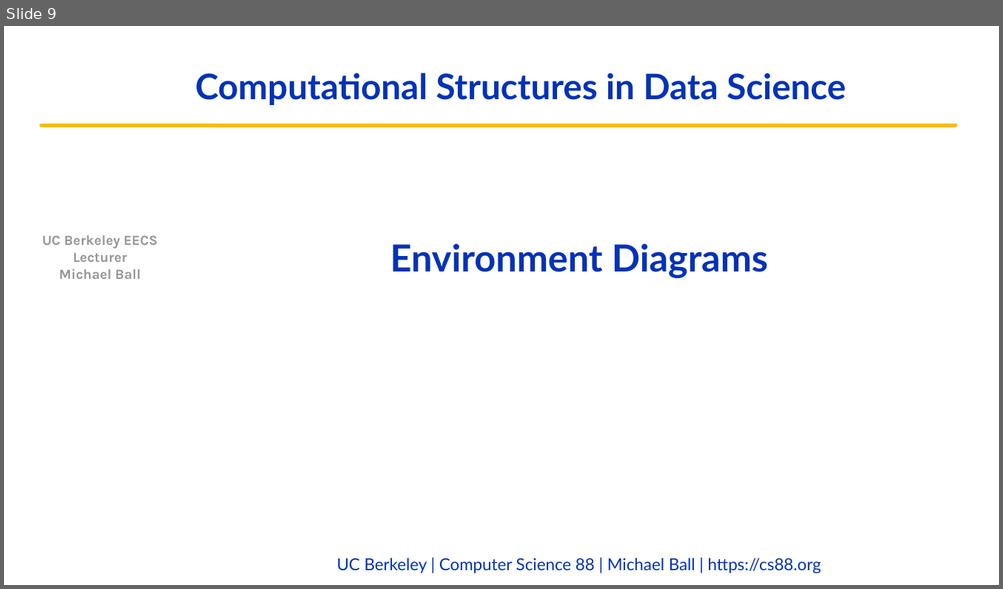
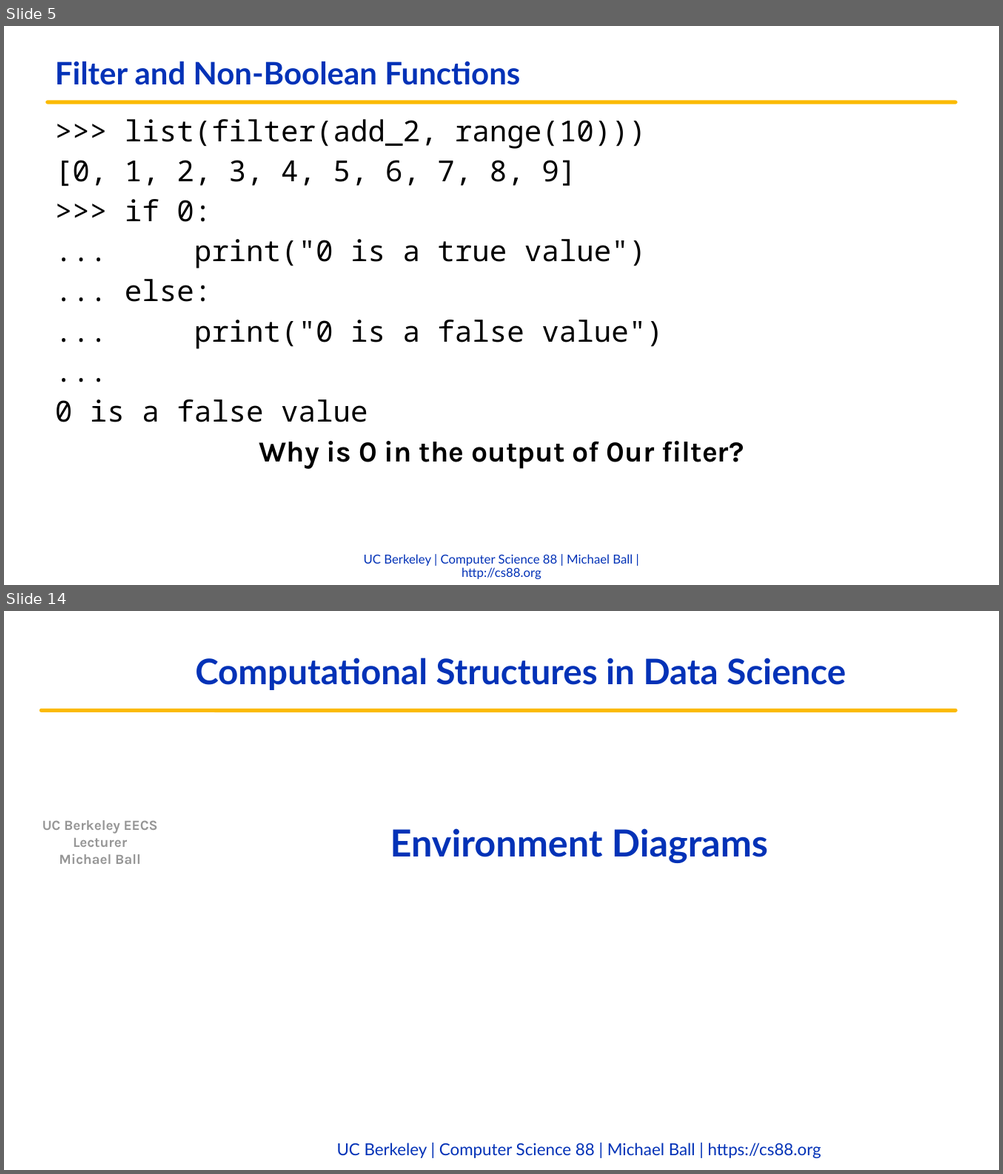
Before and after one commit to cs88-website/fa22, a slide deck: assets/slides/fa22/07-HOFs_Environments.pptx. Shown one above the other, each under a label of ours: slide 9 before the commit, slides 5 and 14 after it; the slides between them are not shown. The pictures are 1003x589 and 1003x1174 pixels, drawn with LibreOffice and Linux fonts; fonts in the diff are those of the drawing; background and template pictures are left out. Boxes give left, top, right and bottom in pixels: in the first picture for what was removed or moved away, otherwise in the second. Text is boxed around its words. In the diff, an @@ line names an element or a change of style, - is before the commit and + after.

```diff
--- a/assets/slides/fa22/07-HOFs_Environments.pptx
+++ b/assets/slides/fa22/07-HOFs_Environments.pptx
@@ slide 5 added at bbox=[4, 26, 999, 585], background #FFFFFF @@
@@ title added at bbox=[55, 61, 520, 85], 30 pt, text #0332B7, bold @@
+Filter and Non-Boolean Functions
@@ freeform shape added at bbox=[47, 102, 956, 102], outline #FBBA03 3.75 pt @@
@@ text added at bbox=[55, 119, 743, 469], 28 pt, text #000000 @@
+>>> list(filter(add_2, range(10)))
+[0, 1, 2, 3, 4, 5, 6, 7, 8, 9]
+>>> if 0:
+... print("0 is a true value")
+... else:
+... print("0 is a false value")
+...
+0 is a false value
+Why is 0 in the output of 0ur filter?
@@ text added at bbox=[364, 554, 632, 580], 12 pt, text #0332B7 @@
+UC Berkeley | Computer Science 88 | Michael Ball | http://cs88.org
@@ what was slide 9 is now slide 14 @@
```
Also in this commit, not shown: 4 slides changed, 9 other slides added, 5 slides removed, 5 other files.
